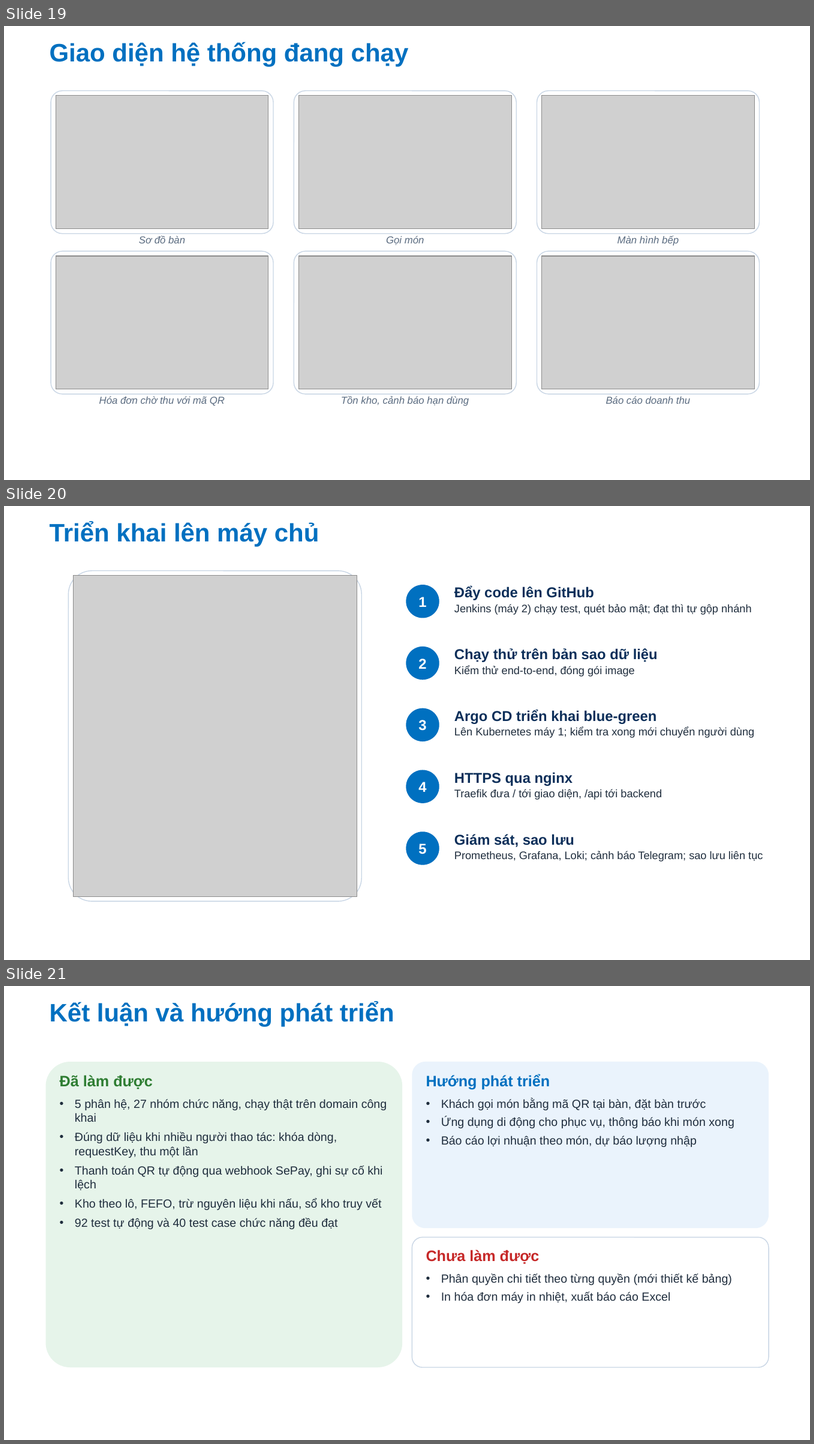
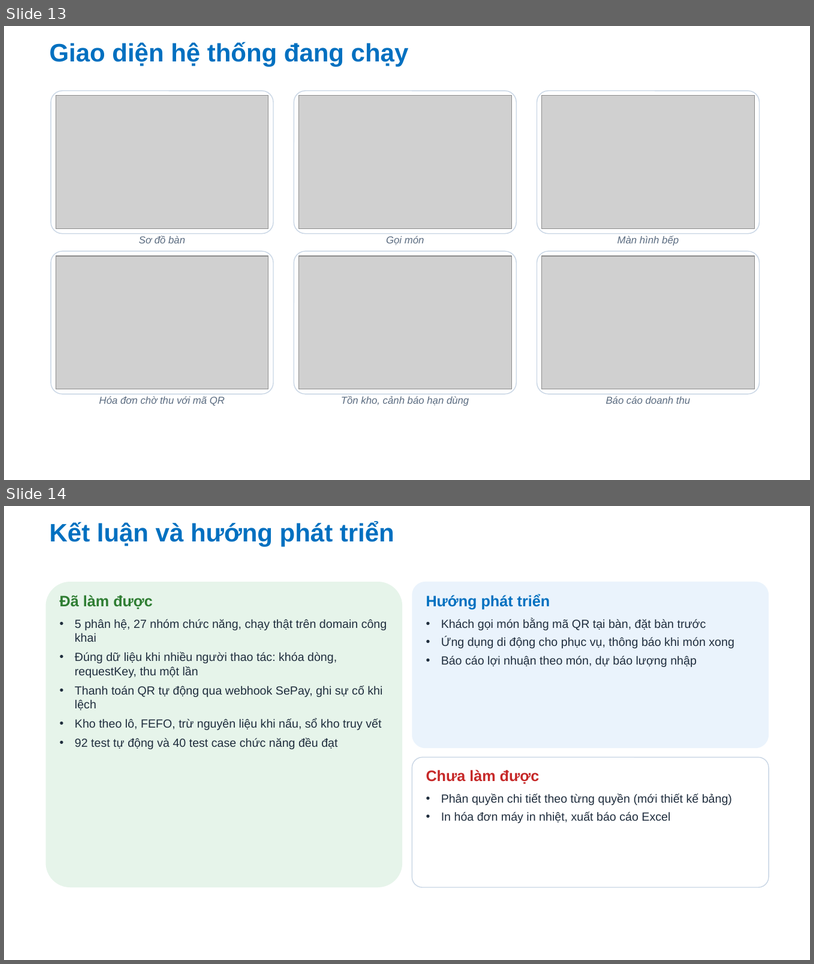
Before and after one commit to Anpham120/restaurant-management-system, a slide deck: docs/bao-cao-ltnc/Slide_LapTrinhNangCao_AtlasRestaurant.pptx. Shown one above the other, each under a label of ours: slides 19, 20 and 21 before the commit, slides 13 and 14 after it. The pictures are 814x1444 and 814x964 pixels, drawn with LibreOffice and Linux fonts; fonts in the diff are those of the drawing; grey boxes stand for pictures; background and template pictures are left out. Boxes give left, top, right and bottom in pixels: in the first picture for what was removed or moved away, otherwise in the second. Text is boxed around its words. In the diff, an @@ line names an element or a change of style, - is before the commit and + after.

```diff
--- a/docs/bao-cao-ltnc/Slide_LapTrinhNangCao_AtlasRestaurant.pptx
+++ b/docs/bao-cao-ltnc/Slide_LapTrinhNangCao_AtlasRestaurant.pptx
@@ slide 20 removed at (4, 506, 810, 960), background #FFFFFF @@
@@ title removed at (50, 522, 320, 547) @@
-Triển khai lên máy chủ
@@ rounded rectangle removed at (68, 571, 362, 901) @@
@@ picture removed at (73, 576, 357, 896) @@
@@ ellipse removed at (406, 585, 440, 618) @@
-1
@@ text removed at (455, 586, 752, 615) @@
-Đẩy code lên GitHub
-Jenkins (máy 2) chạy test, quét bảo mật; đạt thì tự gộp nhánh
@@ ellipse removed at (406, 646, 440, 679) @@
-2
@@ text removed at (455, 648, 658, 676) @@
-Chạy thử trên bản sao dữ liệu
-Kiểm thử end-to-end, đóng gói image
@@ ellipse removed at (406, 708, 440, 741) @@
-3
@@ text removed at (455, 709, 755, 738) @@
-Argo CD triển khai blue-green
-Lên Kubernetes máy 1; kiểm tra xong mới chuyển người dùng
@@ ellipse removed at (406, 770, 440, 803) @@
-4
@@ text removed at (455, 772, 662, 799) @@
-HTTPS qua nginx
-Traefik đưa / tới giao diện, /api tới backend
@@ ellipse removed at (406, 831, 440, 865) @@
-5
@@ text removed at (455, 834, 763, 861) @@
-Giám sát, sao lưu
-Prometheus, Grafana, Loki; cảnh báo Telegram; sao lưu liên tục
@@ what was slide 19 is now slide 13 @@
@@ what was slide 21 is now slide 14 @@
```
Also in this commit, not shown: 2 slides changed, 6 other slides removed, 1 other file.
